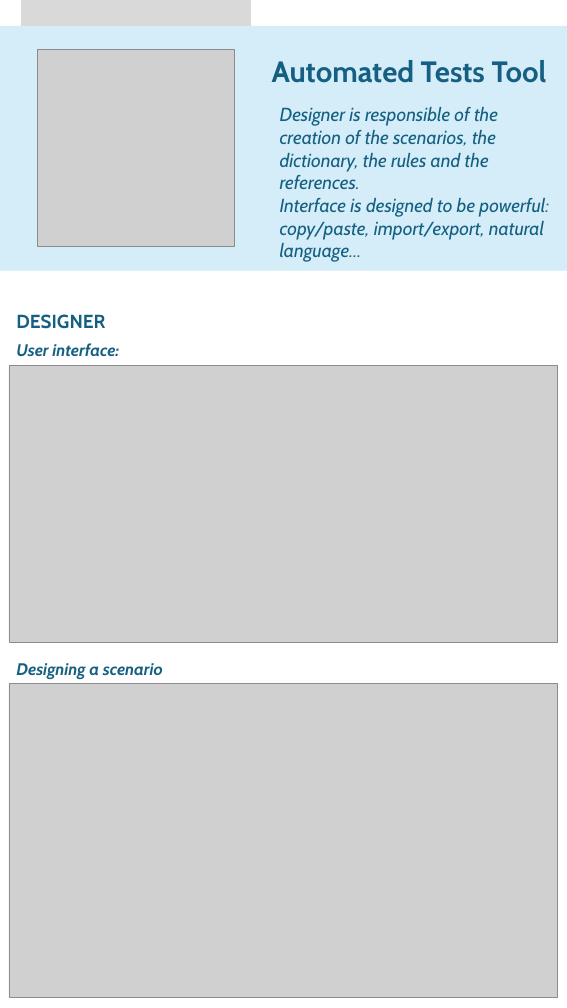
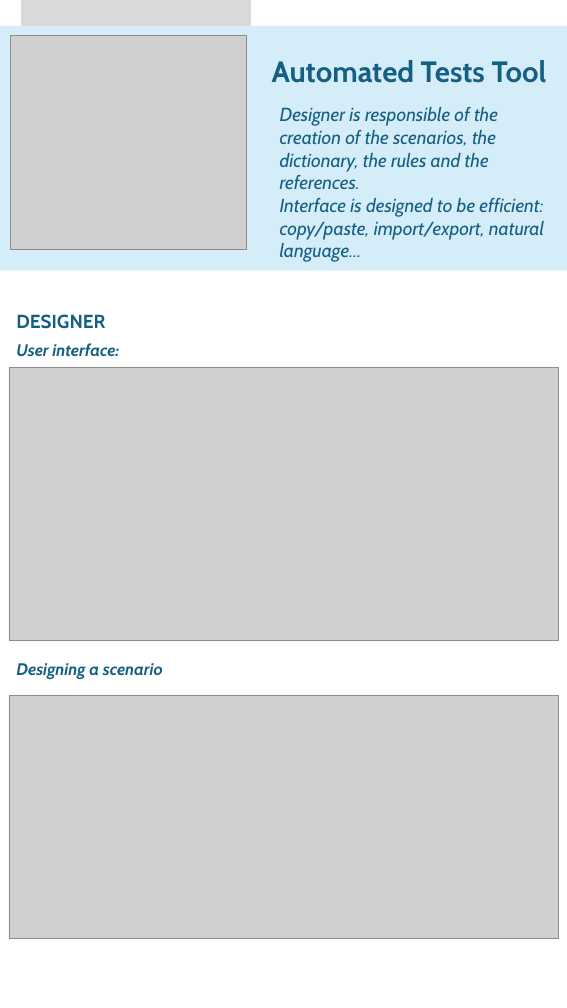
Before and after one commit to PhGoffin/RobotV3, a slide deck: slide 4 of frontend/public/documentation/Flyer.pptx (slide 3 before the commit). Drawn at 567x1008 pixels with LibreOffice and Linux fonts; fonts in the diff are those of the drawing; grey boxes stand for pictures. Boxes give left, top, right and bottom in pixels: in the first picture for what was removed or moved away, otherwise in the second. Text is boxed around its words. In the diff, an @@ line names an element or a change of style, - is before the commit and + after.

```diff
--- a/frontend/public/documentation/Flyer.pptx
+++ b/frontend/public/documentation/Flyer.pptx
@@ picture: place and size @@
-picture at <box>37,49,234,247</box>
+picture at <box>10,36,246,249</box>
@@ text at <box>280,107,544,262</box>: text changed @@
-Designer is responsible of the creation of the scenarios, the dictionary, the rules and the references.
-Interface is designed to be powerful: copy/paste, import/export, natural language…
+Designer is responsible of the creation of the scenarios, the dictionary, the rules and the references.
+Interface is designed to be efficient: copy/paste, import/export, natural language…
@@ picture: place and size @@
-picture at <box>9,683,558,997</box>
+picture at <box>9,696,558,938</box>
```
Also in this commit, not shown: 4 other slides changed, 1 slide added, 8 other files.
